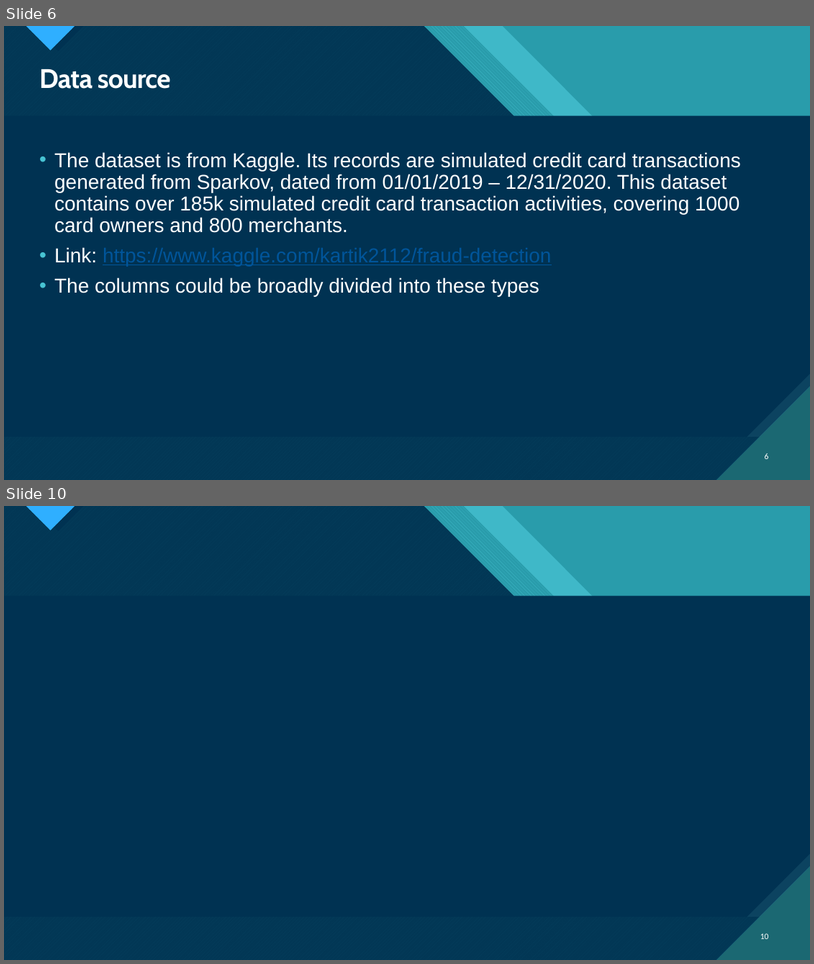
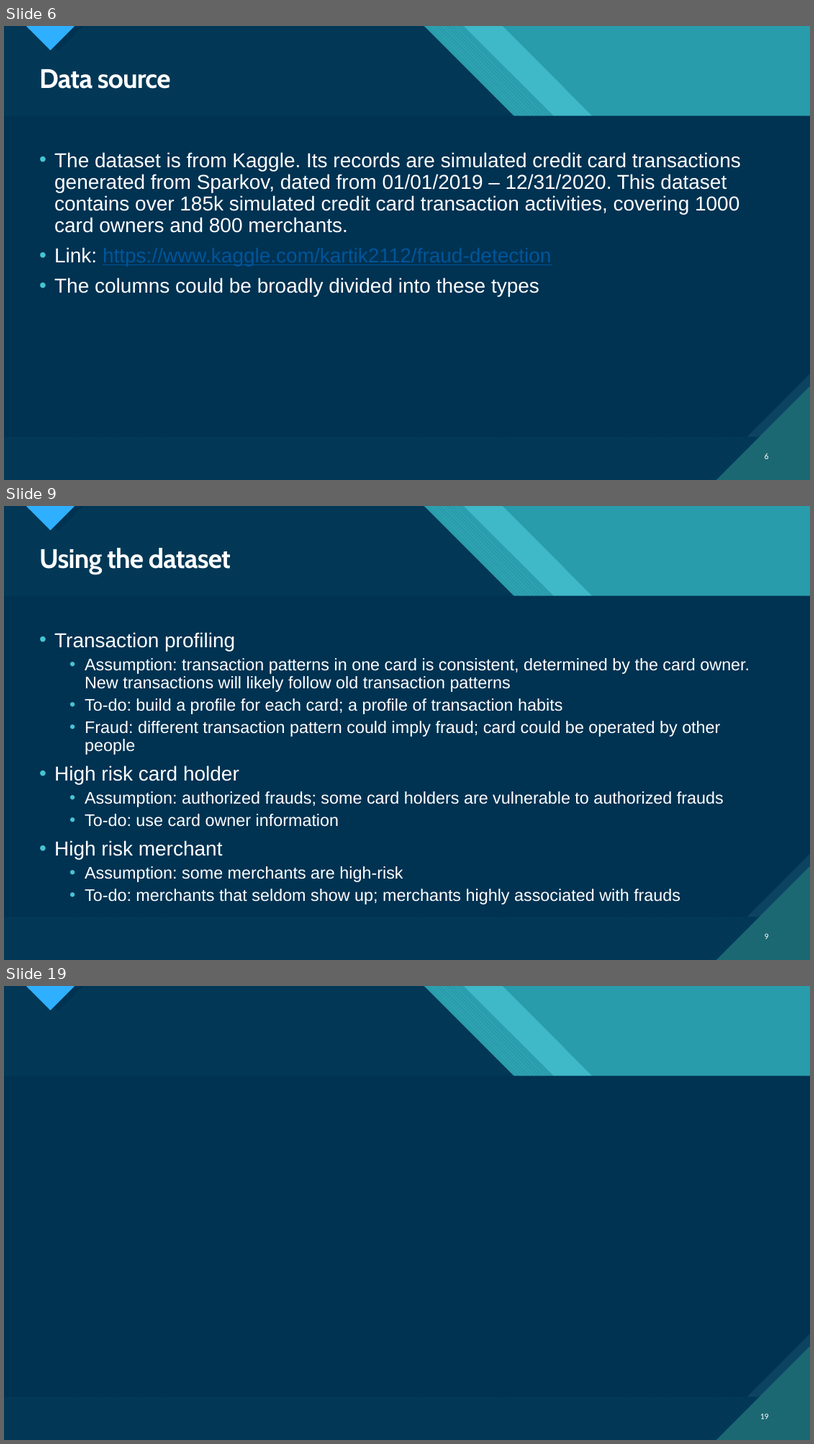
Before and after one commit to HGuo90s/fraud-detection, a slide deck: Fraud Detection.pptx. Shown one above the other, each under a label of ours: slides 6 and 10 before the commit, slides 6, 9 and 19 after it; the slides between them are not shown. The pictures are 814x964 and 814x1444 pixels, drawn with LibreOffice and Linux fonts; fonts in the diff are those of the drawing. Boxes give left, top, right and bottom in pixels: in the first picture for what was removed or moved away, otherwise in the second. Text is boxed around its words. In the diff, an @@ line names an element or a change of style, - is before the commit and + after.

```diff
--- a/Fraud Detection.pptx
+++ b/Fraud Detection.pptx
@@ slide 9 added at (x1=4, y1=506, x2=810, y2=960), background #47C3D3; not listed: 18 template elements that a slide beside it also shows @@
@@ title added at (x1=39, y1=548, x2=231, y2=574), 32 pt, text #FFFFFF, bold @@
+Using the dataset
@@ text added at (x1=54, y1=632, x2=750, y2=904), 20 pt, text #FFFFFF @@
+• Transaction profiling
+  • Assumption: transaction patterns in one card is consistent, determined by the card owner. New transactions will likely follow old transaction patterns
+  • To-do: build a profile for each card; a profile of transaction habits
+  • Fraud: different transaction pattern could imply fraud; card could be operated by other people
+• High risk card holder
+  • Assumption: authorized frauds; some card holders are vulnerable to authorized frauds
+  • To-do: use card owner information
+• High risk merchant
+  • Assumption: some merchants are high-risk
+  • To-do: merchants that seldom show up; merchants highly associated with frauds
@@ page number added at (x1=765, y1=933, x2=769, y2=939), 10 pt, text #FFFFFF @@
+9
@@ what was slide 10 is now slide 19 @@
@@ page number at (x1=761, y1=1413, x2=769, y2=1419): text changed @@
-10
+19
```
Also in this commit, not shown: 5 slides changed, 8 other slides added, 1 slide removed, 1 other file.
